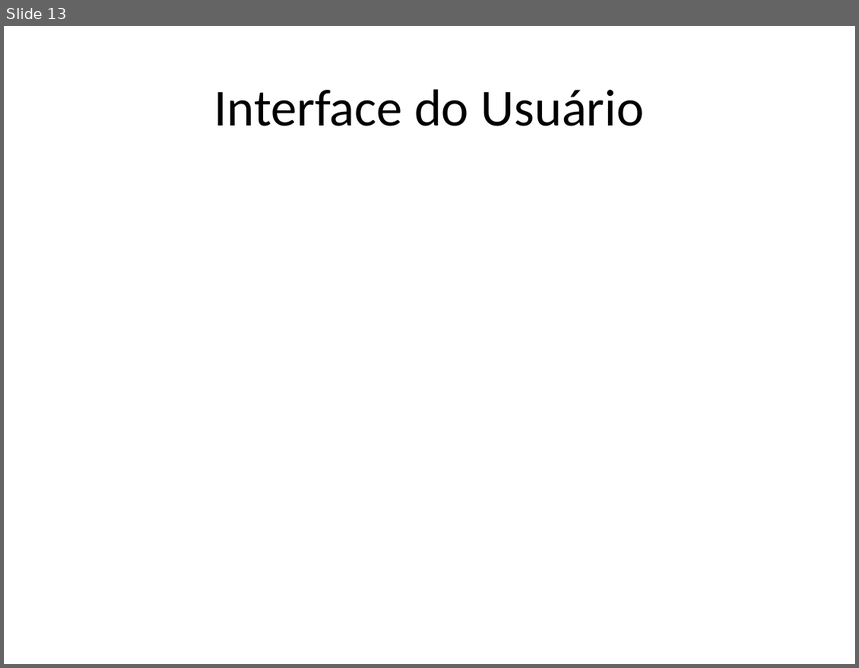
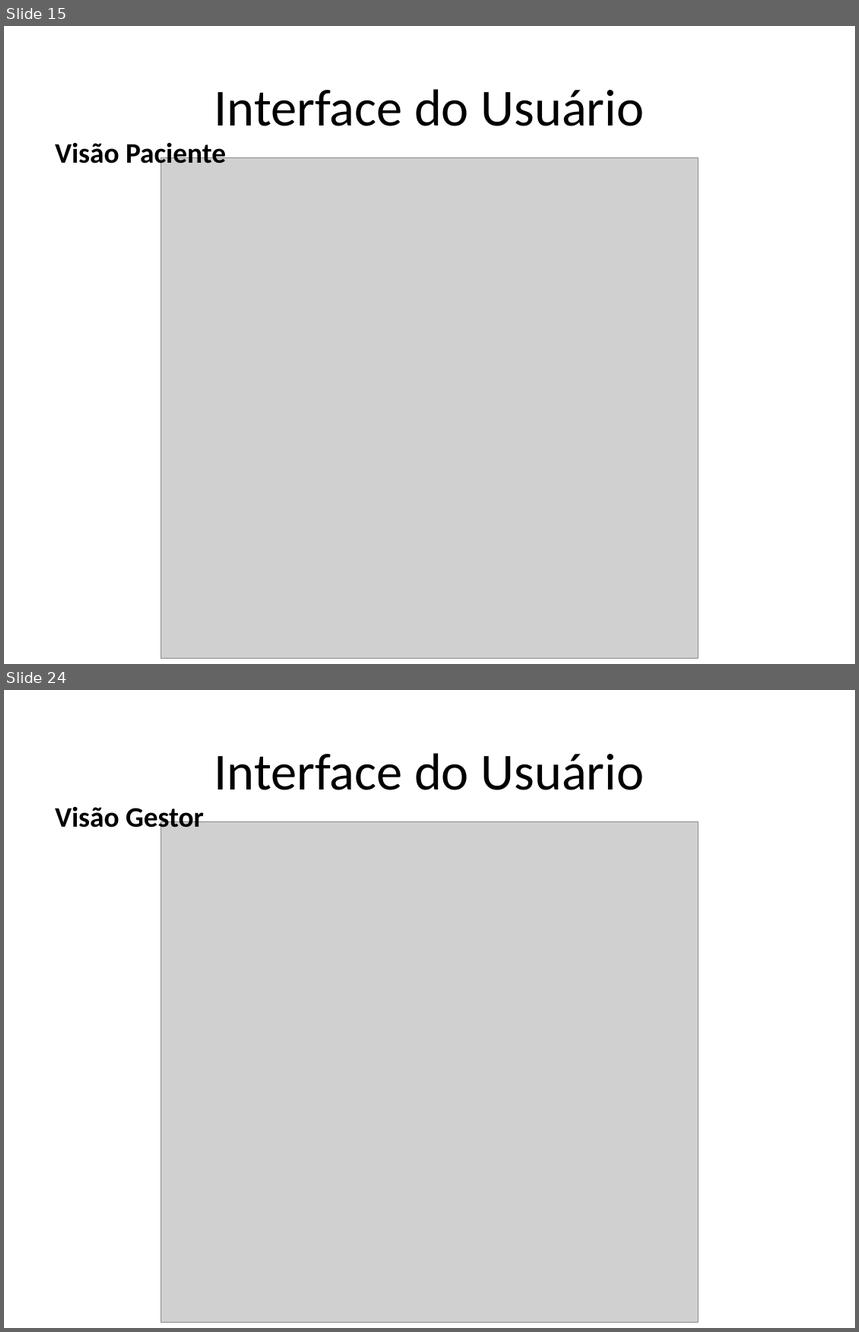
Before and after one commit to kokmz/TCCHUE, a slide deck: documentacao/G4_Apresentacao2sem2014_Final.pptx. Shown one above the other, each under a label of ours: slide 13 before the commit, slides 15 and 24 after it; the slides between them are not shown. The pictures are 859x668 and 859x1332 pixels, drawn with LibreOffice and Linux fonts; fonts in the diff are those of the drawing; grey boxes stand for pictures; background and template pictures are left out. Boxes give left, top, right and bottom in pixels: in the first picture for what was removed or moved away, otherwise in the second. Text is boxed around its words. In the diff, an @@ line names an element or a change of style, - is before the commit and + after.

```diff
--- a/documentacao/G4_Apresentacao2sem2014_Final.pptx
+++ b/documentacao/G4_Apresentacao2sem2014_Final.pptx
@@ slide 24 added at (4, 690, 855, 1328), background picture (left out) @@
@@ title added at (215, 753, 644, 790), 44 pt, text #000000 @@
+Interface do Usuário
@@ text added at (55, 806, 204, 834), 24 pt, text #000000, bold @@
+Visão Gestor
@@ picture added at (161, 822, 698, 1322) @@
@@ what was slide 13 is now slide 15 @@
@@ slide 15 changed as well @@
@@ text added at (55, 142, 226, 170), 24 pt, text #000000, bold @@
+Visão Paciente
@@ picture added at (161, 158, 698, 658) @@
```
Also in this commit, not shown: 22 other slides changed, 16 other slides added, 1 slide removed.
